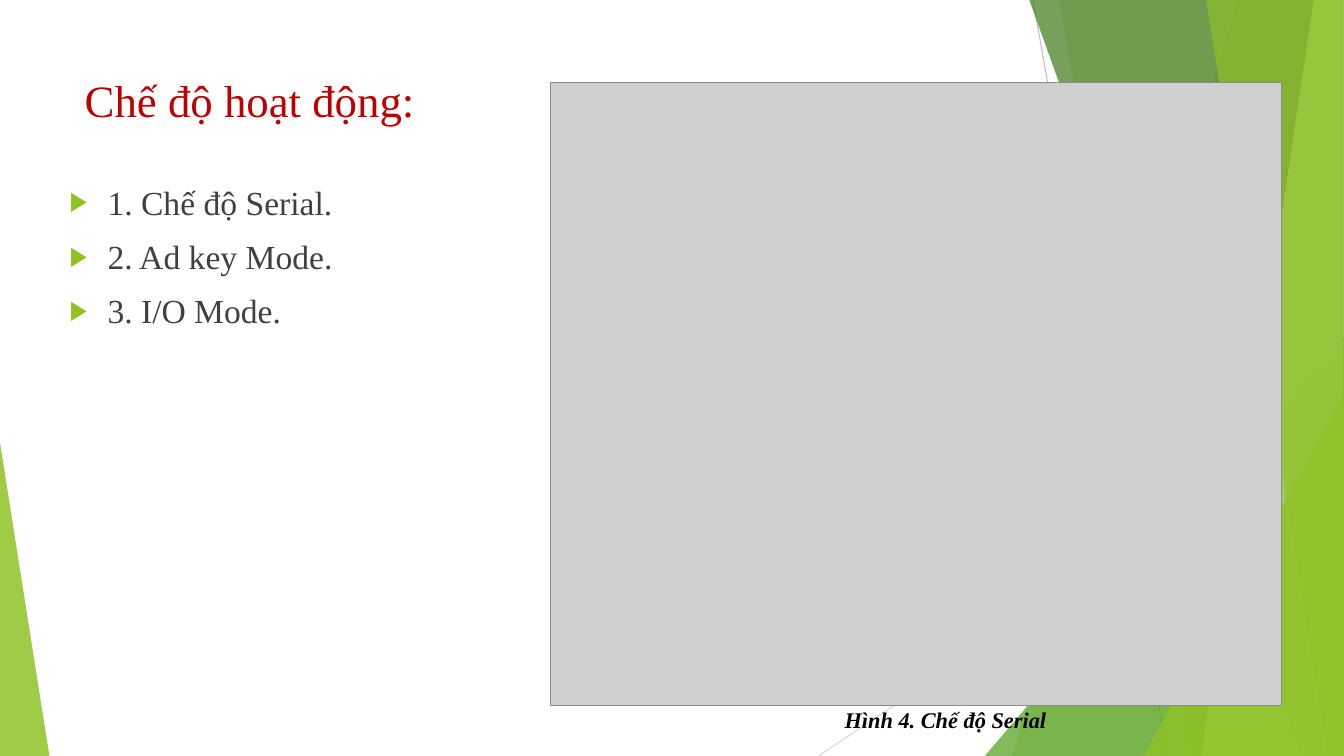
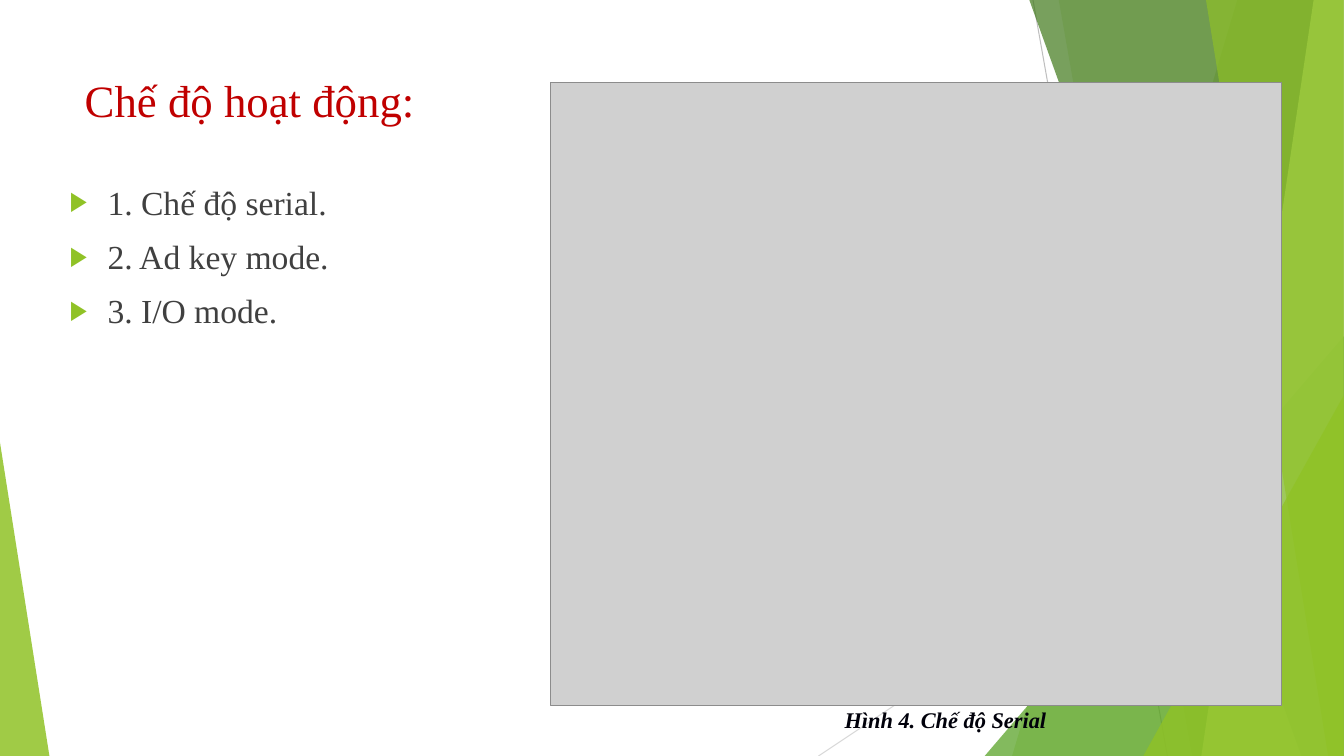
Before and after one commit to huynhlinh112/final, a slide deck: slide 11 of final.pptx (slide 10 before the commit). Drawn at 1344x756 pixels with LibreOffice and Linux fonts; fonts in the diff are those of the drawing; grey boxes stand for pictures. Boxes give left, top, right and bottom in pixels: in the first picture for what was removed or moved away, otherwise in the second. Text is boxed around its words. In the diff, an @@ line names an element or a change of style, - is before the commit and + after.

```diff
--- a/final.pptx
+++ b/final.pptx
@@ text at <box>108,190,329,324</box>: text changed @@
-▶ 1. Chế độ Serial.
-▶ 2. Ad key Mode.
-▶ 3. I/O Mode.
+▶ 1. Chế độ serial.
+▶ 2. Ad key mode.
+▶ 3. I/O mode.
```
Also in this commit, not shown: 10 other slides changed, 1 slide added.
